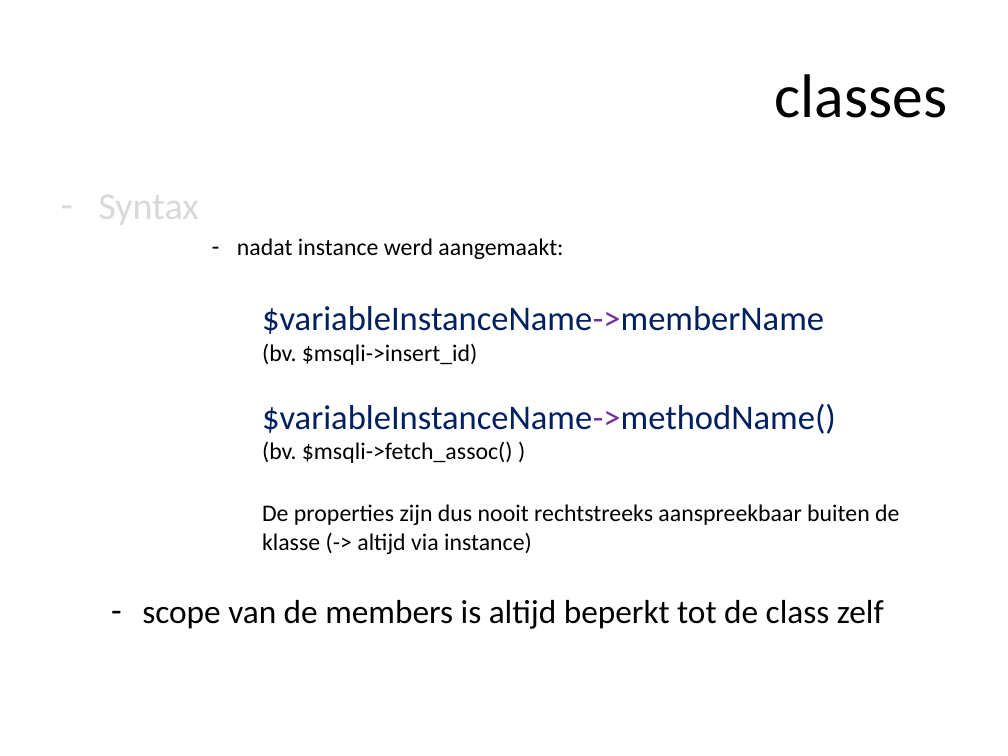
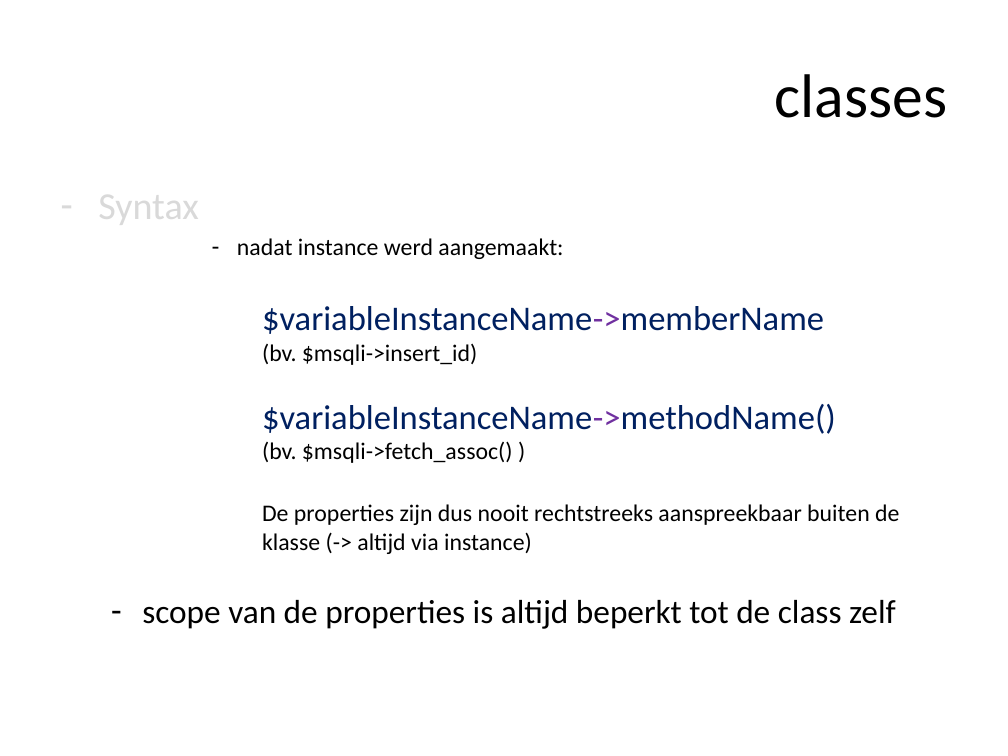
Before and after one commit to ajkea/web-backend-1, a slide deck: slide 122 of public/cursus/web-backend-cursus.pptx. Drawn at 1008x756 pixels with LibreOffice and Linux fonts; fonts in the diff are those of the drawing. Boxes give left, top, right and bottom in pixels: in the first picture for what was removed or moved away, otherwise in the second. Text is boxed around its words. In the diff, an @@ line names an element or a change of style, - is before the commit and + after.

Commit message:
verbetering theorie classes

```diff
--- a/public/cursus/web-backend-cursus.pptx
+++ b/public/cursus/web-backend-cursus.pptx
@@ text at <box>142,600,896,629</box>: text changed @@
-  – scope van de members is altijd beperkt tot de class zelf
+  – scope van de properties is altijd beperkt tot de class zelf
```
Also in this commit, not shown: 1 other slide changed, 2 other files.
